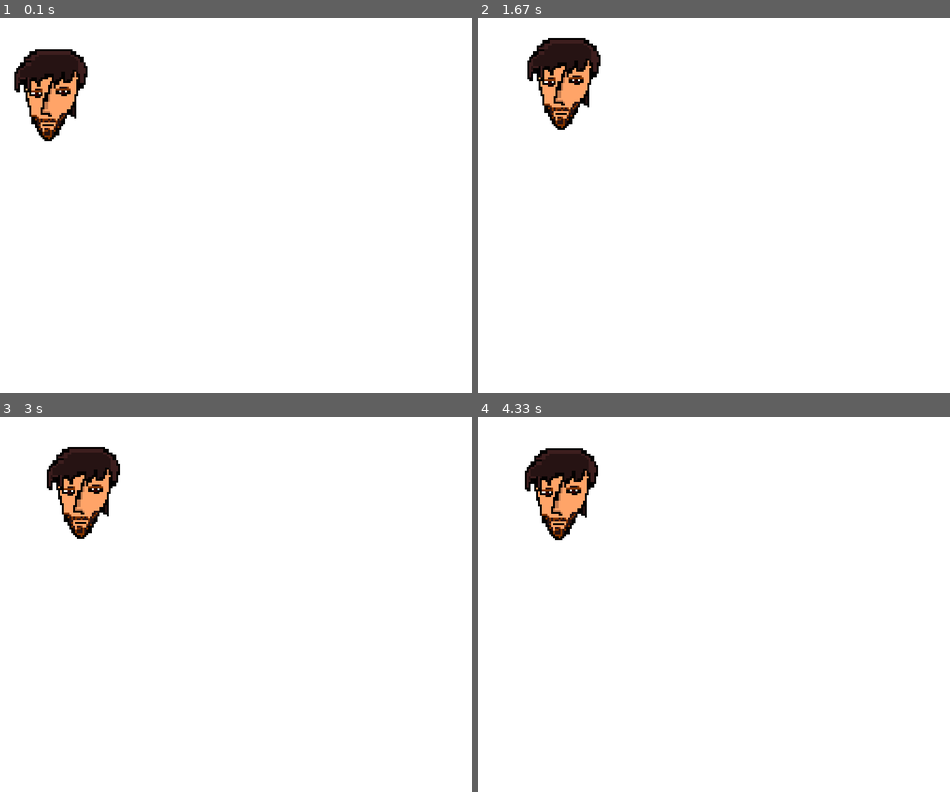
Above: before the commit, frames 1-4 (two rows, left to right).
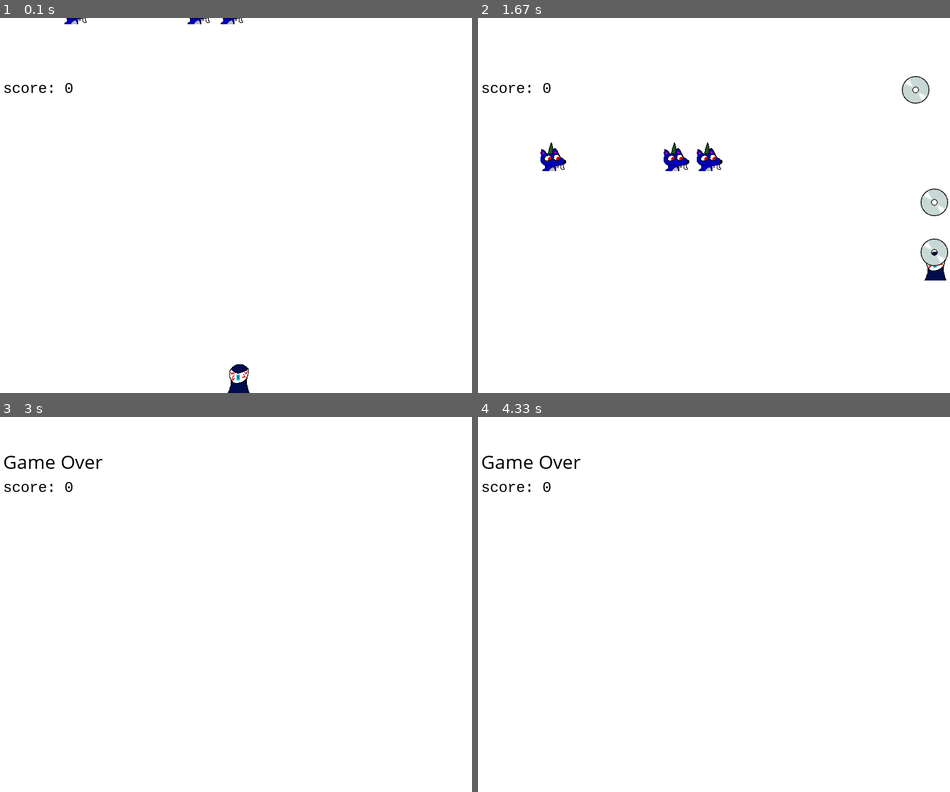
Above: after the commit, the same moments.

Repository: GilbertWilliams/Antimal2ElectricBoogaloo
Game: pygame game, started from main.py
Two runs of this game, one before a commit and one after it. Both use one fixed random seed, a clock stepped at 60 frames per second and the inputs below.
Inputs:
- Up to frame 1 (0.1 s): no input
- Up to frame 2 (1.67 s): hold Space 0.33-0.8 s; hold Right 0.33-0.8 s; hold Right 0.83-1.3 s; tap Space at 0.9, 1.2, 1.4 s; hold Up 1.33-1.63 s
- Up to frame 3 (3 s): hold Right 1.67-2.13 s; tap Space at 1.73, 2.03, 2.23, 2.53, 2.8 s; hold Left 2.17-2.7 s; hold Down from 2.73 s (still down)
- Up to frame 4 (4.33 s): release Down at 3.03 s

The runs differ from the first frame. In frame 1, 2.9% of the frame differs, in the area x 0-53%, y 0-100%; in frame 2, 4.4%, in the area x 0-100%, y 5-70%; in frame 3, 2.7%; in frame 4, 2.7%.

Commit message:
whoops wrong file
fuck

Diff:
--- a/main.py
+++ b/main.py
@@ -1,78 +1,214 @@
-__author__ = 'as117001364'
+__author__ = 'Austen Stewart, Joey Tarleton, and Robert Wilhelmsen'
+
+# Import pygame and all of it's classes
 import pygame
 from pygame.locals import *
-
-pygame.init()
-pygame.display.set_caption("Space Shooter")
-screen = pygame.display.set_mode((800, 600))
-pygame.mouse.set_visible(0)
-
-class Player(pygame.sprite.Sprite):
+from random import randrange
+
+pygame.init() # Initiate pygame
+pygame.display.set_caption("Space Shooter") # Set window title
+screen = pygame.display.set_mode((800, 600)) # Set window dimensions
+pygame.mouse.set_visible(0) # Cursor
+
+#NOTE: All sprite images (with the exception of bullets) are 50x50
+
+class Player(pygame.sprite.Sprite): # Player Class
     def __init__(self, x, y):
         pygame.sprite.Sprite.__init__(self)
-        self.image = pygame.image.load('resources/hotshotgg.png')
+        self.image = pygame.image.load('resources/theplanmanbob.png') # Load player sprite image
+        self.rect = self.image.get_rect() # Make a rectangle using the image dimensions
+        self.rect.x = x # Set top left x coordinate to passed value
+        self.rect.y = y # Set top left y coordinate to passed value
+        self.dx = 0 # Set default velocity on the x-axis
+        self.dy = 0 # Set default velocity on the y-axis
+        self.headcount = 0
+
+    def move(self, vel, ax):
+        # Check if moving along the x- or y-axis based on passed ax value and change velocity according to vel value
+        if ax == 'x':
+            self.dx = vel
+        elif ax =='y':
+            self.dy = vel
+
+    def update(self):
+        # Change player position
+        self.rect.x += self.dx
+        self.rect.y += self.dy
+
+        # Set player boundaries
+        if self.rect.x >= 750:
+            self.rect.x = 750
+        if self.rect.x <= 0:
+            self.rect.x = 0
+        if self.rect.y >= 550:
+            self.rect.y = 550
+        if self.rect.y <= 0:
+            self.rect.y = 0
+
+        # Creates collision with enemies and deletes itself
+        if pygame.sprite.spritecollide(player, enemySprites, True):
+            self.kill()
+
+
+class Bullet(pygame.sprite.Sprite): # Projectile Class
+    def __init__(self):
+        pygame.sprite.Sprite.__init__(self) # Initiate parent class
+        self.image = pygame.image.load('resources/disc.png') # Set sprite image
+        self.rect = self.image.get_rect() # Get rectangle from sprite image
+        self.vel = -20 # Default velocity
+
+    def update(self):
+        self.rect.y += self.vel # Change bullet position
+        if pygame.sprite.spritecollide(bullet, enemySprites, True): # Check for collision between bullet and enemies
+            self.kill() #remove bullet if it collides with an enemy
+            player.headcount += 1 # Add to player score if enemy is hit
+
+            # Set boundaries
+            if self.rect.y < -50:
+                self.kill()
+
+
+class Enemy(pygame.sprite.Sprite): # Enemy super class
+    '''
+    This is the enemy super class. It is designed to hold all of the necessary variables for enemies that can be
+    changed according to varying enemy types. Perhaps later this can be consolidated into a super class for both the
+    Player and Enemy classes.
+    '''
+
+    def __init__(self, x, y):
+        # Default values
+        pygame.sprite.Sprite.__init__(self)
+        self.image = pygame.image.load('resources\Soulface.png')
         self.rect = self.image.get_rect()
-        self.x = x
-        self.y = y
+        self.rect.x = x
+        self.rect.y = y
         self.dx = 0
-        self.dy = 0
-
-    def moveX(self, vel):
-        self.dx = vel
-
-    def moveY(self, vel):
-        self.dy = vel
-
+        self.dy = 5
     def update(self):
-        self.x += self.dx
-        self.y += self.dy
-
-        self.rect.x = self.x
-        self.rect.y = self.y
-
-
+        # Change enemy position
+        self.rect.x += self.dx
+        self.rect.y += self.dy
+
+        # Set enemy boundaries
+        if self.rect.x > 800 or self.rect.x < -50:
+            self.kill()
+        if self.rect.y > 600 or self.rect.y < -50:
+            self.kill()
+
+'''
+Current goals:
+    Add X axis movements for enemies
+    Enemy subclasses for different enemy types
+    Create collisions between players and enemies
+    Design the first level and corresponding boss fight
+    Title Screen
+'''
 
 def main():
+
+    global bullet
+    global bullet_list
+    global allSprites
+    global enemySprites
+    global score
+
+
+    # Create an instance of the player at a certain position
     global player
-    player = Player(50, 50)
-
+    player = Player(400, 550)
+
+    global enemy
+    #Spawns enemies at random X values and offscreen by 50 on the Y axis
+    enemy = [Enemy(randrange(0, 750, 1), -50),
+             Enemy(randrange(0, 750, 1), -50),
+             Enemy(randrange(0, 750, 1), -50)]
+
+
+
+    # Define sprite groups
+    allSprites = pygame.sprite.RenderPlain()
     playerSprite = pygame.sprite.RenderPlain()
+    bullet_list = pygame.sprite.RenderPlain()
+    enemySprites = pygame.sprite.RenderPlain()
+
+    # Add sprites to appropriate groups
     playerSprite.add(player)
+    allSprites.add(player)
+    enemySprites.add(enemy)
+    allSprites.add(enemy)
+
+    pVel = 20 # Set default player velocity to pass to Player constructor
+
+    scoreFont = pygame.font.SysFont("courier", 24)
+
+    gameoverFont = pygame.font.SysFont("comicsansms", 32)
+
 
     #Set Clock
     clock = pygame.time.Clock()
     keepGoing = True
     counter = 0
+
 
     #Main Loop
     while keepGoing:
         clock.tick(30)
         #input
         for event in pygame.event.get():
-            if event.type == pygame.QUIT:
+            if event.type == pygame.QUIT or event.type == pygame.K_ESCAPE:
                 keepGoing = False
+            #Controls
             elif event.type == pygame.KEYDOWN:
                 if event.key == pygame.K_LEFT:
-                    player.moveX(-2)
+                    player.move(-pVel, 'x')
                 elif event.key == pygame.K_RIGHT:
-                    player.moveX(2)
+                    player.move(pVel, 'x')
                 elif event.key == pygame.K_UP:
-                    player.moveY(-2)
+                    player.move(-pVel, 'y')
                 elif event.key == pygame.K_DOWN:
-                    player.moveY(2)
+                    player.move(pVel, 'y')
+                elif event.key == pygame.K_SPACE:
+                    bullet = Bullet()
+                    bullet.rect.x = player.rect.x
+                    bullet.rect.y = player.rect.y
+                    bullet_list.add(bullet)
+                    allSprites.add(bullet)
+
+            # Stop Moving
             elif event.type == pygame.KEYUP:
                 if event.key == pygame.K_LEFT:
-                    player.moveX(0)
+                    player.move(0, 'x')
                 elif event.key == pygame.K_RIGHT:
-                    player.moveX(0)
+                    player.move(0, 'x')
                 elif event.key == pygame.K_UP:
-                    player.moveY(0)
+                    player.move(0, 'y')
                 elif event.key == pygame.K_DOWN:
-                    player.moveY(0)
+                    player.move(0, 'y')
+
+
+
+        # Create screen surface object and draw objects on it
         screen.fill((255,255,255))
-        playerSprite.update()
-        playerSprite.draw(screen)
+
+
+        # Update and draw all sprites
+        allSprites.update()
+        allSprites.draw(screen)
+
+        # Keep score
+        score = player.headcount
+        scoreString = str(score)
+        scoreboard = scoreFont.render("score: " + scoreString, 1, (0, 0, 0))
+        screen.blit(scoreboard, (50,100))
+
+        if not playerSprite.has(player): # Check if player has died
+            allSprites.empty() # Clear all sprites
+            gameover = gameoverFont.render("Game Over", 1, (0, 0, 0)) # Print game over
+            screen.blit(gameover, (50,50))
+
+        # Update the display
         pygame.display.update()
 
+
 if __name__ == '__main__':
-    main()
+    main() # Run the main class
